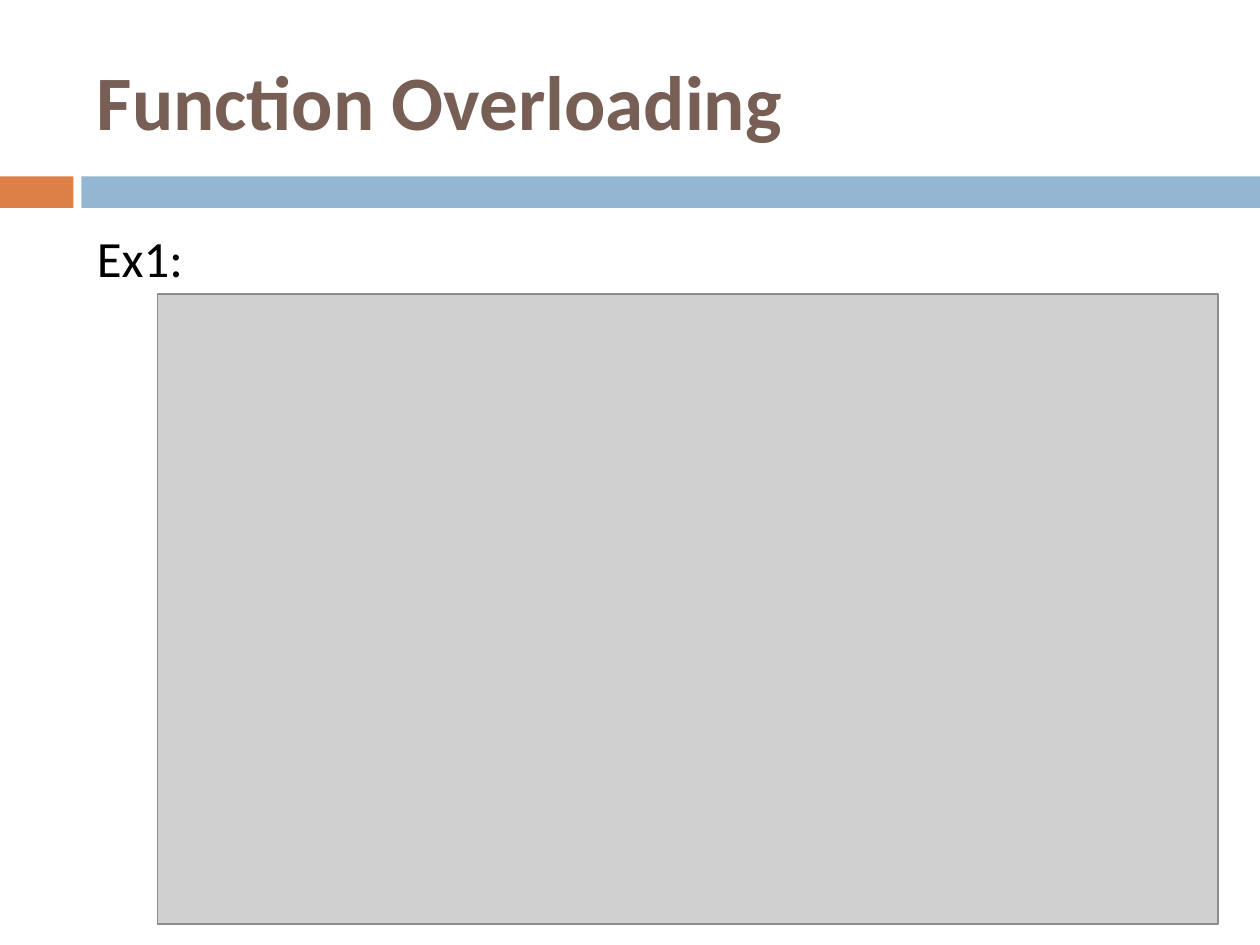
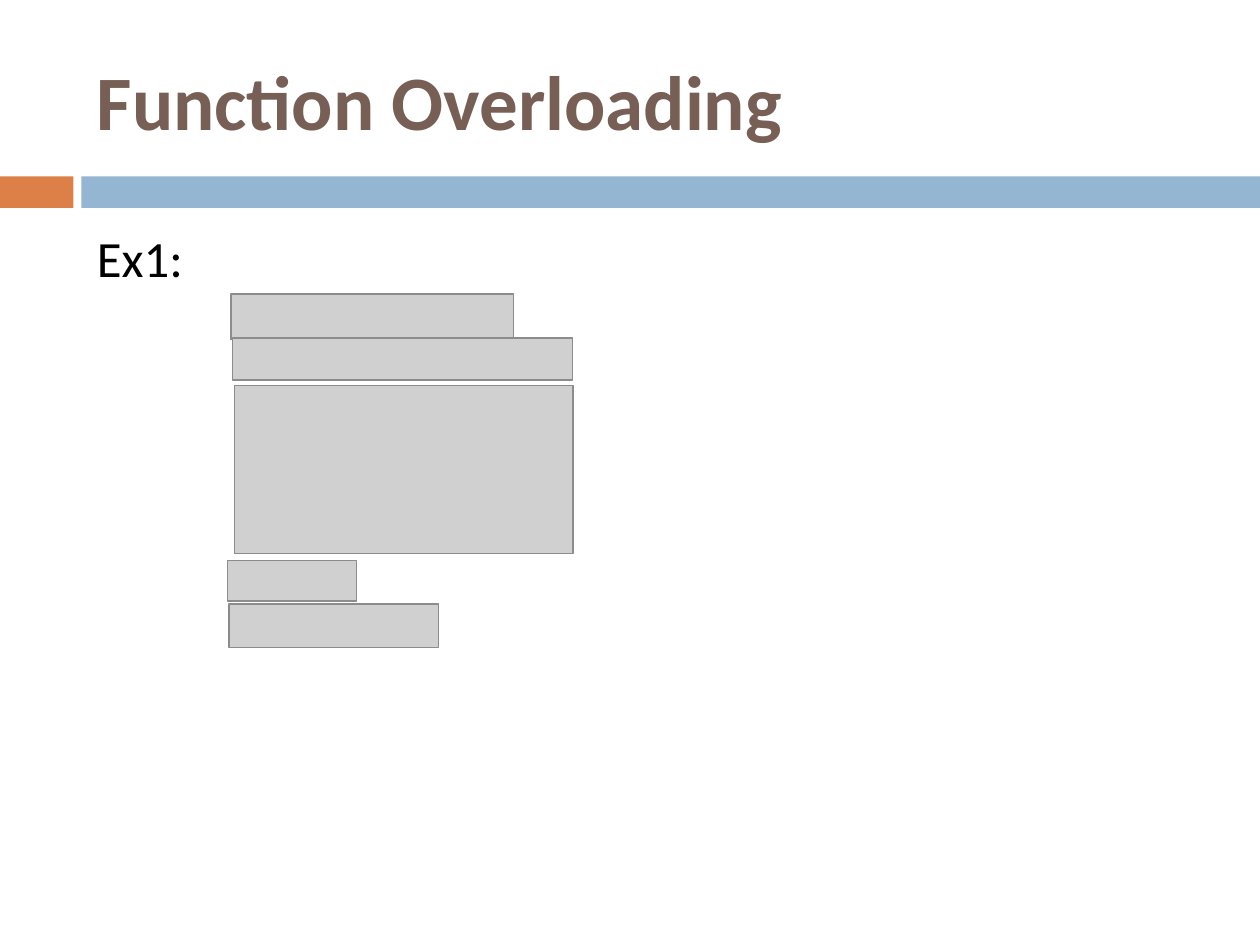
Before and after one commit to yedukondalurd/PPT, a slide deck: slide 14 of Advanced Javascript Day-1.pptx. Drawn at 1260x945 pixels with LibreOffice and Linux fonts; fonts in the diff are those of the drawing; grey boxes stand for pictures. Boxes give left, top, right and bottom in pixels: in the first picture for what was removed or moved away, otherwise in the second. Text is boxed around its words. In the diff, an @@ line names an element or a change of style, - is before the commit and + after.

```diff
--- a/Advanced Javascript Day-1.pptx
+++ b/Advanced Javascript Day-1.pptx
@@ picture removed at [158,294,1218,924] @@
@@ picture added at [231,294,513,339] @@
@@ picture added at [232,338,572,379] @@
@@ picture added at [234,386,573,553] @@
@@ picture added at [228,561,357,601] @@
@@ picture added at [229,604,440,646] @@
```
Also in this commit, not shown: 5 other slides changed, 2 slides added, 7 other files.
